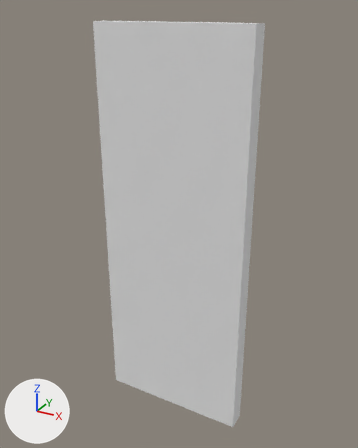
An edit to the OBJ model src/Assets/models/the_assassins/door1_right.obj, drawn before and after from the same camera.
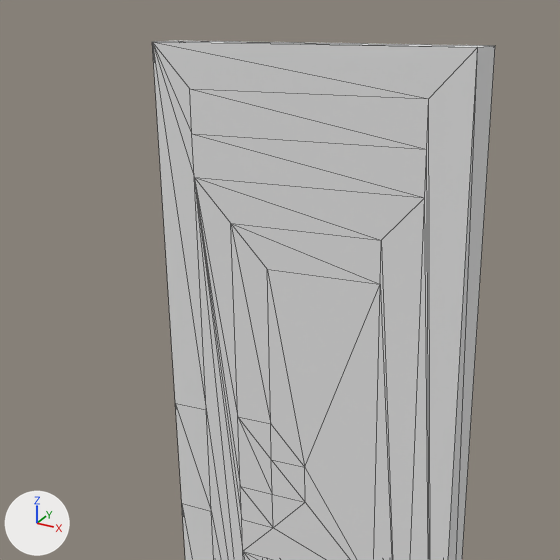
Old and new are each drawn whole from a 50 mm lens placed at (0.25, -3.98, 2.16), pointed at (-0.9, -1.91, 1.13) and again close up on the part from 5% to 83% of the width and 0% to 63% of the height. The lights are fixed; the arrows at lower left show +X, +Y and +Z. The close-ups show mesh edges as thin lines. Where no turn or scale is listed for an object, it has been applied to the vertices. Vertices at the same position are counted once.

Names of what the first close-up shows: 'Untitled'.
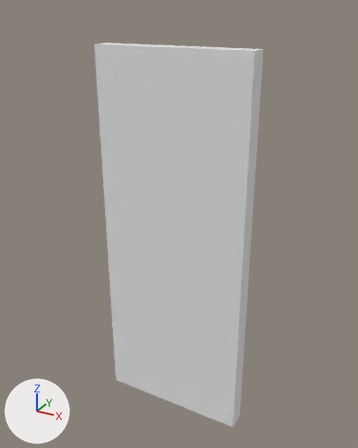
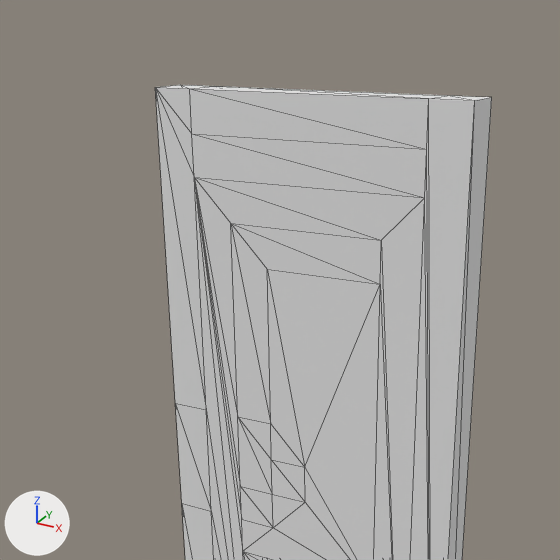
Where the change shows, as pixel boxes [x1, y1, x2, y2] in the close-ups (560 x 560 px):
'Untitled', reshaped: before [152, 41, 495, 560]; after [155, 85, 492, 560]

The change in detail:
me_untitled has 70 vertices, 136 faces and spans x -1.3..-0.5, y -2.0..-1.9, z 0.0..2.1.
me_untitled is used by ob_untitled; location (0.0, 0.0, 0.0).
Before the commit, vertices of me_untitled: 6 (-1.3, -2.0, 2.1) at pixel (152, 41), 7 (-1.3, -1.9, 2.1) at pixel (177, 40), 10 (-0.5, -2.0, 2.1) at pixel (477, 47), 11 (-0.5, -1.9, 2.1) at pixel (495, 45).
Part 1, on me_untitled:
Vertices 6, 7, 10, 11 of me_untitled move by (0.0, 0.0, -0.1).
